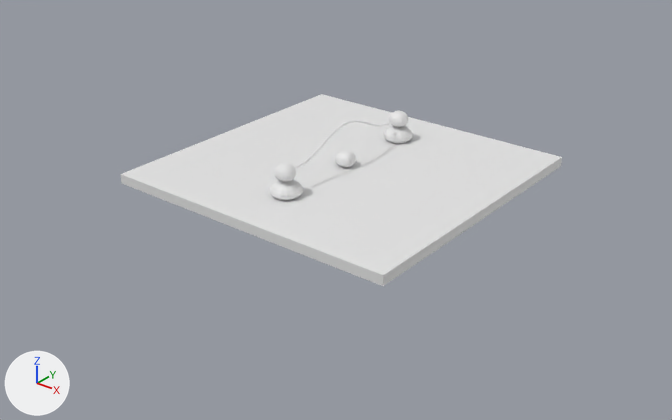
What one commit did to the Blender file scenes/rope_scene.blend.
The view is the same before and after, from a 50 mm lens placed at (49.8, -63.8, 33.8), pointed at (0.8, -2.5, -4.1). The lights are fixed; the arrows at lower left show +X, +Y and +Z.

Script lines for the objects in view, before the commit:
```python
me_cube = bpy.data.meshes.new('Cube')
me_cube.from_pydata(...)  # a box spanning x -4.09..4.09, y -4.09..4.09, z -1.01..-0.53
me_cube_003 = bpy.data.meshes.new('Cube.003')
me_cube_003.from_pydata([(-1.42, -1.76, -0.89), (-0.94, -0.97, 0.95), (-1.41, 1.68, -0.85), (-0.96, 0.96, 0.98), (1.68, -1.08, -0.88), (0.95, -1.0, 1.0), (1.21, 1.0, -0.79), (0.89, 1.0, 1.0)], [], [(0, 1, 3, 2), (2, 3, 7, 6), (6, 7, 5, 4), (4, 5, 1, 0), (2, 6, 4, 0), (7, 3, 1, 5)])
ob_floor = bpy.data.objects.new('Floor', me_cube)
ob_floor.location = (0.0, 0.0, 0.35)
ob_floor.scale = (3.66, 3.56, 1.96)
ob_jumper = bpy.data.objects.new('Jumper', me_cube_003)
ob_jumper.location = (0.0, 0.0, 0.0)
_m = ob_jumper.modifiers.new('Subdivision', 'SUBSURF')
_m.levels = 3
```
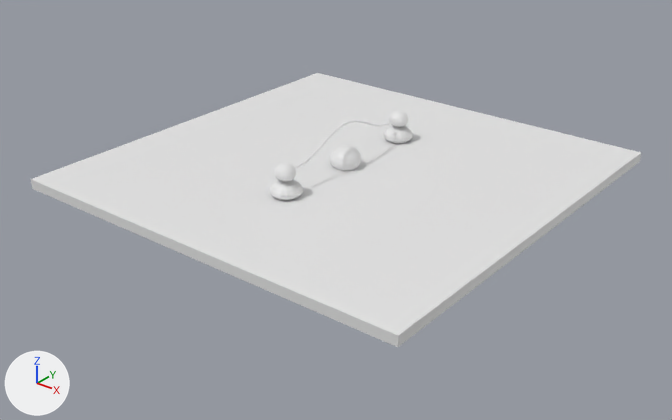
Commit message: rope control handle

Changed parts and their boxes (x1, y1, x2, y2) in the pictures (672 x 420 px):
'Floor', rescaled (38% wider, 42% taller): before (121, 94, 562, 286); after (31, 73, 641, 347)
'Jumper', rescaled (45% wider, 50% taller): before (335, 150, 356, 167); after (330, 145, 361, 171)

The edits, one by one:
Object 'Floor' (ob_floor) is rescaled from (3.66, 3.56, 1.96) to (5.0, 5.0, 1.96).
Object 'Jumper' (ob_jumper) is rescaled from (1.0, 1.0, 1.0) to (1.5, 1.5, 1.5).
